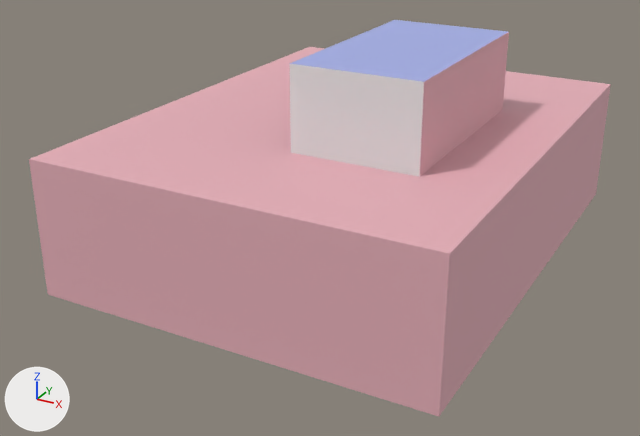
What one commit did to the FBX model Assets/AdventureCreator/Demo/Models/Sets/Basement/Basement.fbx.
Before and after are seen from a 50 mm lens placed at (17.1, -32.6, 15.7), pointed at (0.6, -2.7, 0.7). The axes (+X, +Y, +Z) are drawn at lower left. The lights are the same throughout. Where no turn or scale is listed for an object, it has been applied to the vertices.

Names of what the first picture shows: 'Basement', 'Outer'.
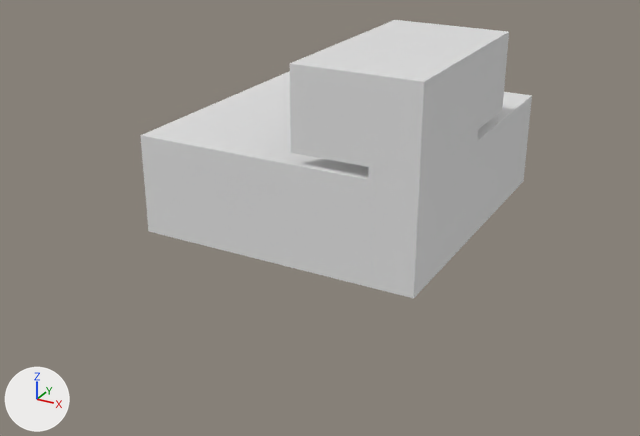
Where the newer file only moved an object's origin or applied its transform, the numbers keep the older frame.

Location of each change, [x1, y1, x2, y2] in pixels of the pictures (640 x 436 px):
```json
{"object": "Outer", "change": "deleted", "before": [29, 47, 611, 416], "on screen": "pink"}
{"part": 1, "of": "me_basement", "change": "recoloured", "before": [420, 32, 509, 176], "after": [414, 32, 532, 298]}
{"part": 2, "of": "me_basement", "change": "recoloured", "before": [290, 20, 508, 82], "after": [141, 20, 532, 179], "on screen": "blue to white"}
```

Edits to the scene script, one JSON object a line:
```json
{"op": "add", "block": "mat_basement", "code": ["mat_basement = principled_material('Basement')", "mat_basement.base_color = (0.8, 0.8, 0.8)  # white #e7e7e7", "mat_basement.roughness = 0.4"]}
{"block": "me_basement", "where": "me_basement.from_pydata(...)  # 29 vertices, 25 faces; spans x -5.94..6.3, y -5.95..7.65, z 0.0..8.1"}
{"block": "me_basement", "where": "# used by ob_basement; location = (0.0, 0.0, 0.0)"}
{"op": "remove", "block": "me_basement", "code": "me_basement.materials.append(mat_floor)  # white #e7e7e7"}
{"op": "remove", "block": "me_basement", "code": "me_basement.materials.append(mat_wallbrick)  # white #e7e7e7"}
{"block": "me_basement", "change": "me_basement part 1: all 10 faces that had it switch from mat_walls (pink #e7b0b9) to mat_basement (white #e7e7e7)"}
{"block": "me_basement", "change": "me_basement part 2: all 9 faces that had it switch from mat_ceiling (blue #a6b0e7) to mat_basement (white #e7e7e7)"}
{"op": "remove", "block": "ob_outer", "code": ["ob_outer = bpy.data.objects.new('Outer', me_outer)", "ob_outer.location = (0.0, 0.0, 0.0)"]}
```
